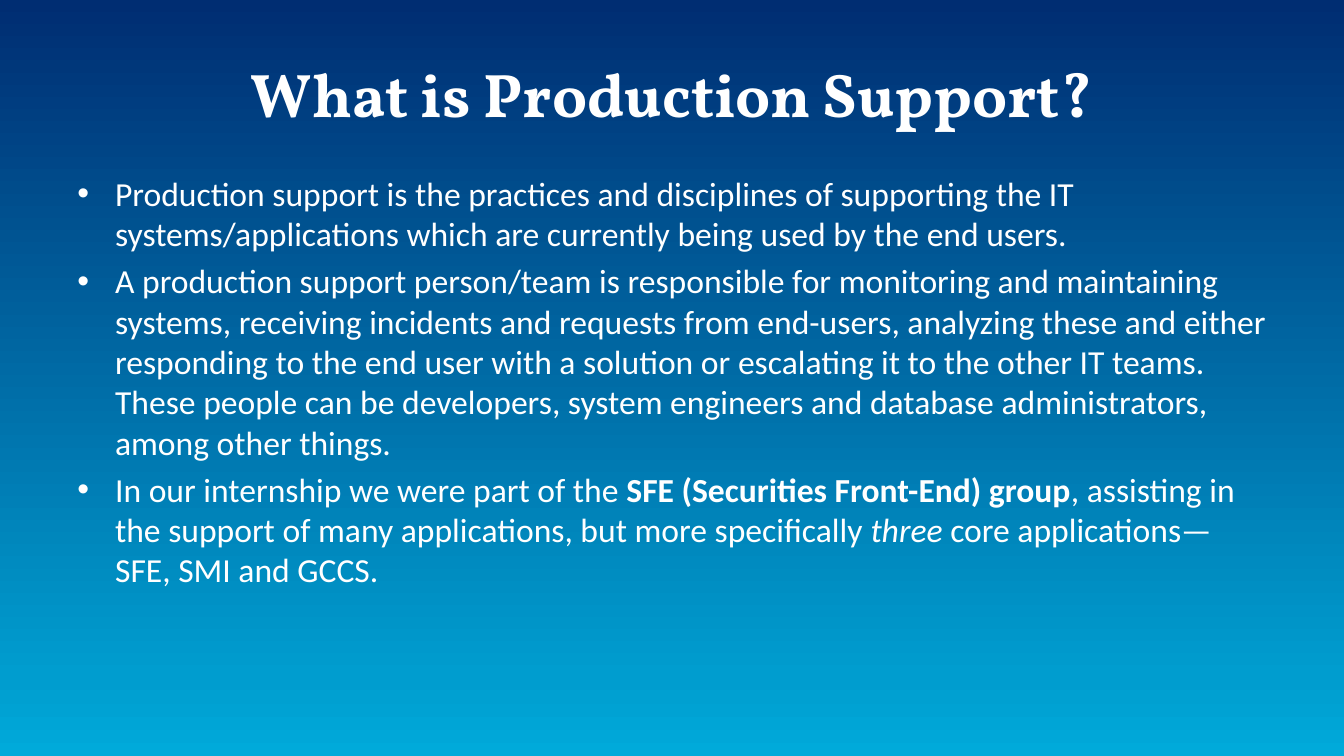
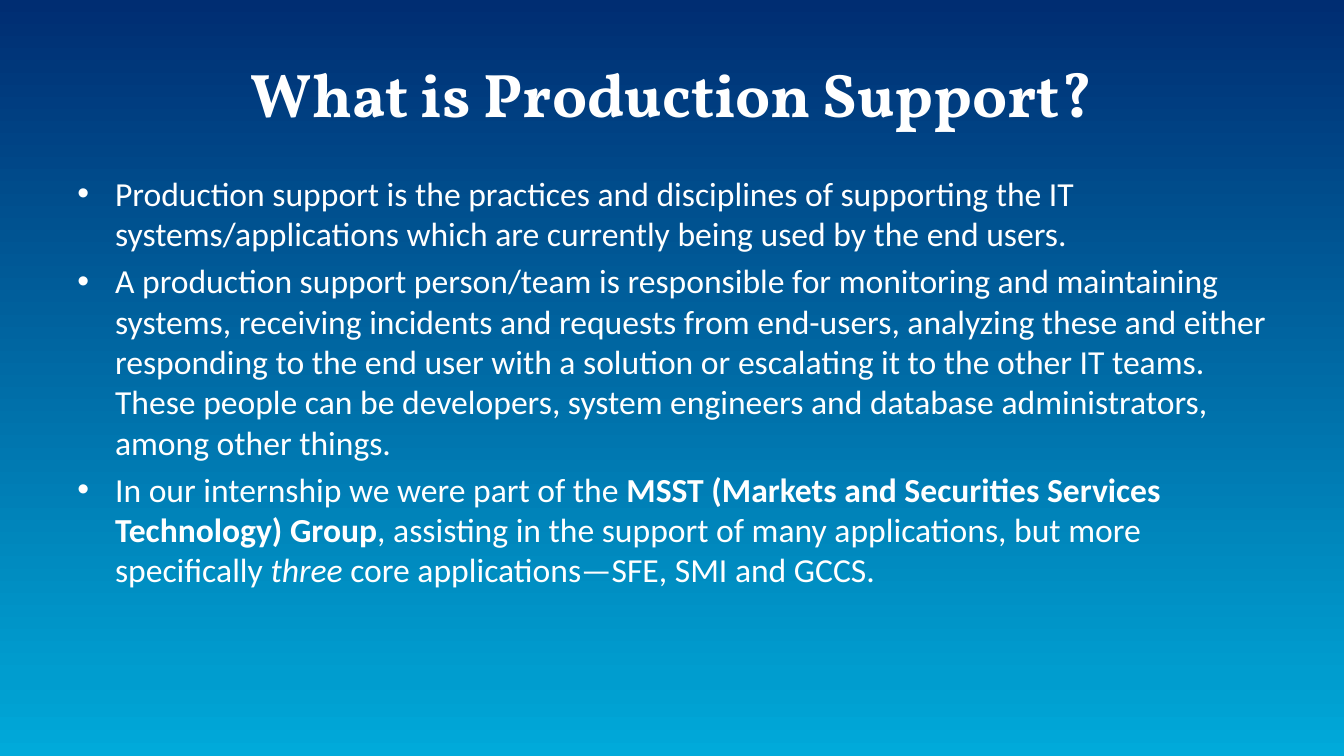
Before and after one commit to AsamiT/selflearn, a slide deck: slide 4 of InternProject.pptx. Drawn at 1344x756 pixels with LibreOffice and Linux fonts; fonts in the diff are those of the drawing. Boxes give left, top, right and bottom in pixels: in the first picture for what was removed or moved away, otherwise in the second. Text is boxed around its words. In the diff, an @@ line names an element or a change of style, - is before the commit and + after.

```diff
--- a/InternProject.pptx
+++ b/InternProject.pptx
@@ text at (115, 477, 1160, 588): text changed @@
-• In our internship we were part of the SFE (Securities Front-End) group, assisting in the support of many applications, but more specifically three core applications—SFE, SMI and GCCS.
+• In our internship we were part of the MSST (Markets and Securities Services Technology) Group, assisting in the support of many applications, but more specifically three core applications—SFE, SMI and GCCS.
```
Also in this commit, not shown: 8 other slides changed, 3 slides added.
